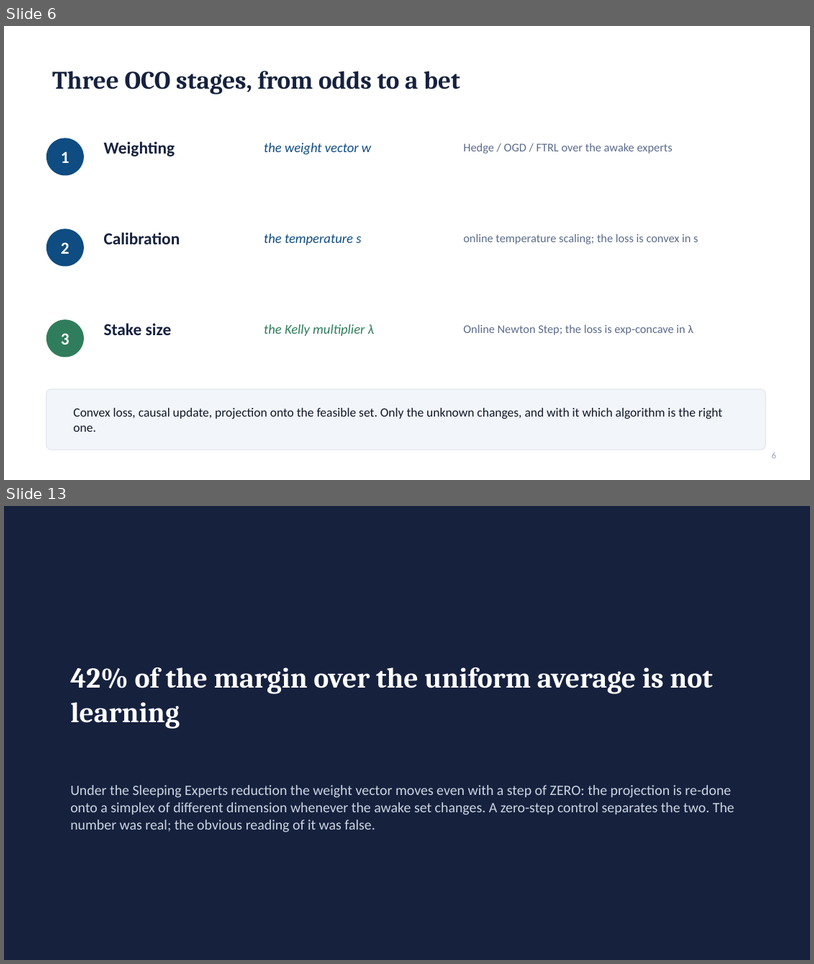
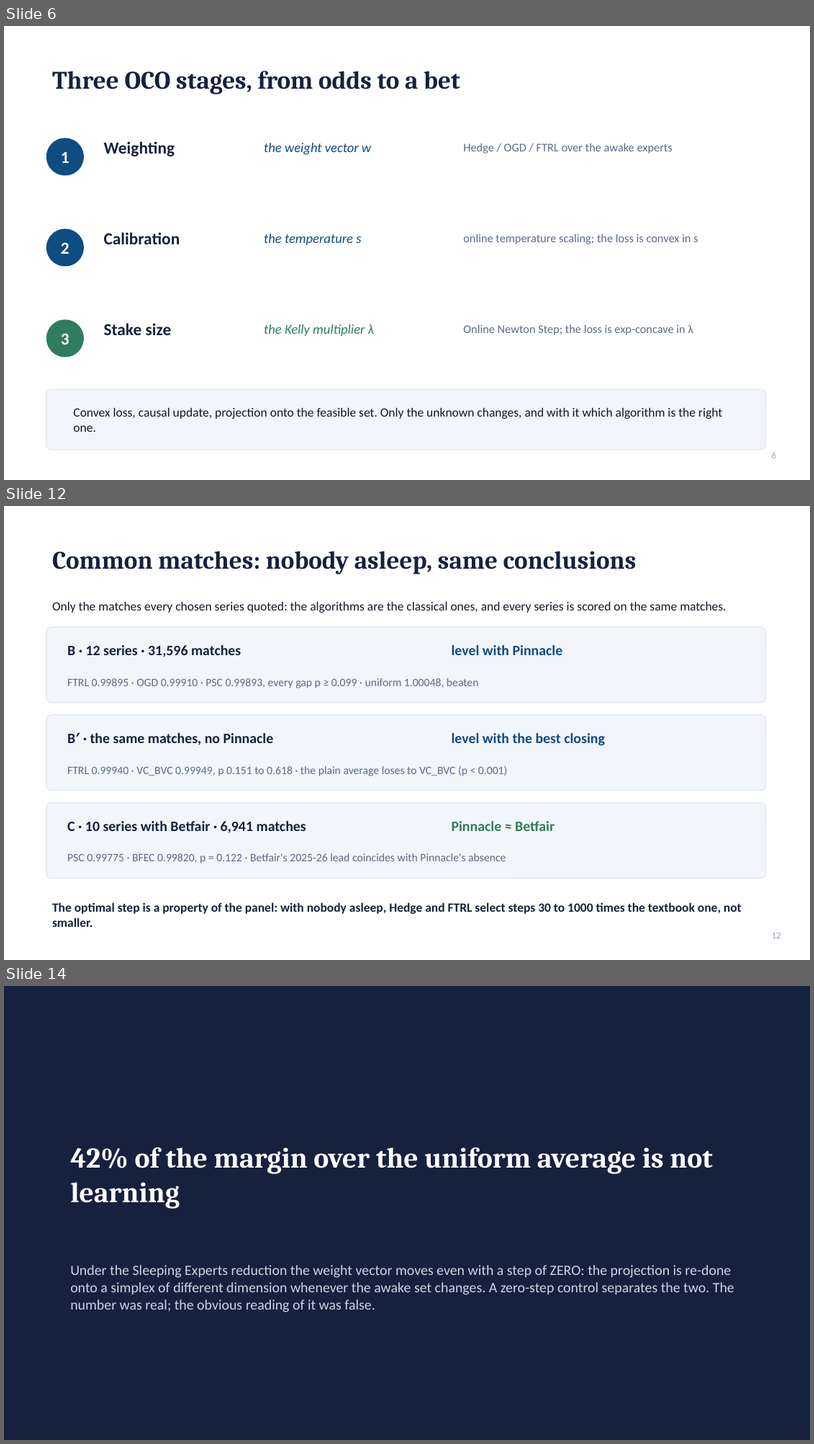
Before and after one commit to stefanos212/online-learning-betting-odds, a slide deck: docs/defense_presentation_short.pptx. Shown one above the other, each under a label of ours: slides 6 and 13 before the commit, slides 6, 12 and 14 after it; the slides between them are not shown. The pictures are 814x964 and 814x1444 pixels, drawn with LibreOffice and Linux fonts; fonts in the diff are those of the drawing. Boxes give left, top, right and bottom in pixels: in the first picture for what was removed or moved away, otherwise in the second. Text is boxed around its words. In the diff, an @@ line names an element or a change of style, - is before the commit and + after.

```diff
--- a/docs/defense_presentation_short.pptx
+++ b/docs/defense_presentation_short.pptx
@@ slide 12 added at bbox=[4, 506, 810, 960], background #FFFFFF @@
@@ title added at bbox=[52, 551, 637, 574], 30 pt, text #16213E, bold @@
+Common matches: nobody asleep, same conclusions
@@ text added at bbox=[52, 602, 726, 613], 15 pt, text #111827 @@
+Only the matches every chosen series quoted: the algorithms are the classical ones, and every series is scored on the same matches.
@@ rounded rectangle added at bbox=[46, 627, 766, 703], fill #F2F5F9, outline #E2E8F0 1 pt @@
@@ text added at bbox=[67, 645, 241, 657], 17 pt, text #16213E, bold @@
+B · 12 series · 31,596 matches
@@ text added at bbox=[452, 645, 563, 655], 17 pt, text #0F4C81, bold @@
+level with Pinnacle
@@ text added at bbox=[67, 678, 479, 688], 13.5 pt, text #5C6B8A @@
+FTRL 0.99895 · OGD 0.99910 · PSC 0.99893, every gap p ≥ 0.099 · uniform 1.00048, beaten
@@ rounded rectangle added at bbox=[46, 715, 766, 790], fill #F2F5F9, outline #E2E8F0 1 pt @@
@@ text added at bbox=[67, 733, 274, 745], 17 pt, text #16213E, bold @@
+B′ · the same matches, no Pinnacle
@@ text added at bbox=[452, 733, 605, 746], 17 pt, text #0F4C81, bold @@
+level with the best closing
@@ text added at bbox=[67, 765, 508, 776], 13.5 pt, text #5C6B8A @@
+FTRL 0.99940 · VC_BVC 0.99949, p 0.151 to 0.618 · the plain average loses to VC_BVC (p < 0.001)
@@ rounded rectangle added at bbox=[46, 803, 766, 878], fill #F2F5F9, outline #E2E8F0 1 pt @@
@@ text added at bbox=[67, 821, 306, 833], 17 pt, text #16213E, bold @@
+C · 10 series with Betfair · 6,941 matches
@@ text added at bbox=[452, 821, 555, 831], 17 pt, text #2F7D5C, bold @@
+Pinnacle ≈ Betfair
@@ text added at bbox=[67, 853, 506, 863], 13.5 pt, text #5C6B8A @@
+PSC 0.99775 · BFEC 0.99820, p = 0.122 · Betfair's 2025-26 lead coincides with Pinnacle's absence
@@ text added at bbox=[52, 902, 742, 926], 15 pt, text #16213E, bold @@
+The optimal step is a property of the panel: with nobody asleep, Hedge and FTRL select steps 30 to 1000 times the textbook one, not smaller.
@@ page number added at bbox=[772, 932, 782, 938], 11 pt, text #94A3B8 @@
+12
@@ what was slide 13 is now slide 14 @@
```
Also in this commit, not shown: 2 slides changed, 1 other file.
